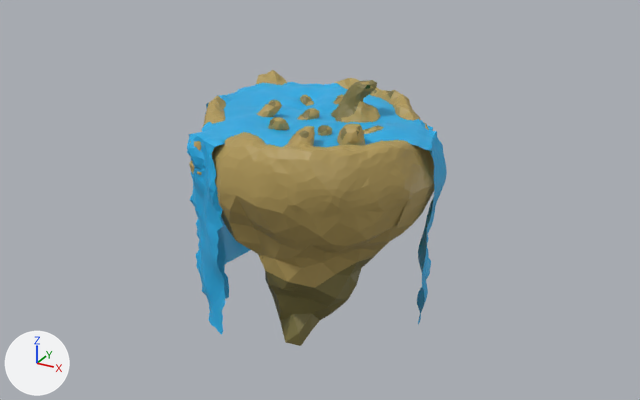
The FBX model Welt/SandyShores.fbx, before and after one commit.
Rendered twice from a 50 mm camera at (580.0, -1058.0, 465.0) aimed at (79.0, -146.0, 8.0). Arrows for +X, +Y and +Z are at lower left; the lights stay in place. Where no turn or scale is listed for an object, it has been applied to the vertices.
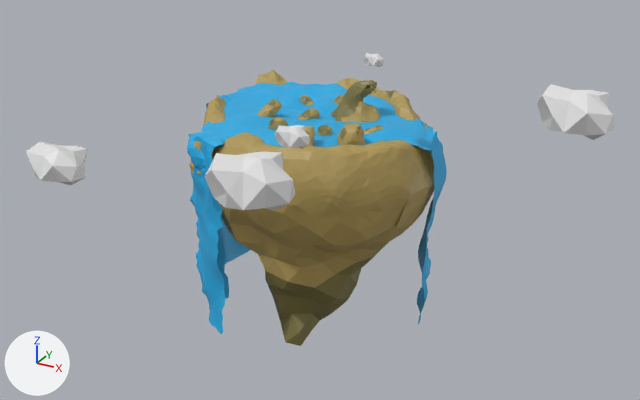
What the commit changed:
Mesh me_icosphere is new.
It has 29 vertices, 54 faces and spans x -57.2..12.3, y -46.0..31.7, z -17.3..35.0.
Mesh me_icosphere_002 is new.
It has 29 vertices, 54 faces and spans x -49.4..8.3, y -21.9..35.1, z -12.8..25.9.
Mesh me_icosphere_001 is new.
It has 29 vertices, 54 faces and spans x -29.8..6.4, y -23.9..16.5, z -9.0..18.2.
Mesh me_icosphere_005 is new.
It has 29 vertices, 54 faces and spans x -65.0..10.9, y -28.8..46.1, z -16.9..34.1.
Mesh me_icosphere_004 is new.
It has 29 vertices, 54 faces and spans x -19.3..4.1, y -15.5..10.7, z -5.9..11.8.
Object 'Wolke' (ob_wolke) is new; it shows me_icosphere.
Its location is (203.2, -442.5, 156.0).
Object 'Wolke.002' (ob_wolke_002) is new; it shows me_icosphere_002.
Its location is (-22.0, -465.6, 137.6).
Object 'Wolke.001' (ob_wolke_001) is new; it shows me_icosphere_001.
Its location is (97.1, -216.3, 114.0).
Object 'Wolke.004' (ob_wolke_004) is new; it shows me_icosphere_005.
Its location is (421.1, -187.9, 178.1).
Object 'Wolke.003' (ob_wolke_003) is new; it shows me_icosphere_004.
Its location is (117.7, -56.3, 172.2).

What differs and where, as boxes (x1, y1, x2, y2) in the pictures (640 x 400 px):
'Wolke', added
    after: (205, 152, 295, 210)
'Wolke.004', added
    after: (537, 84, 614, 140)
'Wolke.002', added
    after: (26, 142, 88, 185)
'Wolke.001', added
    after: (275, 125, 310, 148)
'Wolke.003', added
    after: (364, 53, 384, 67)
